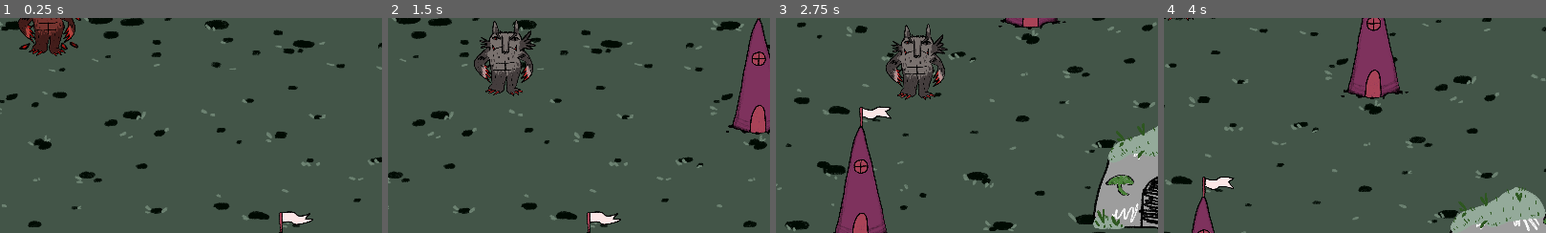
Above: before the commit, frames 1-4 (left to right).
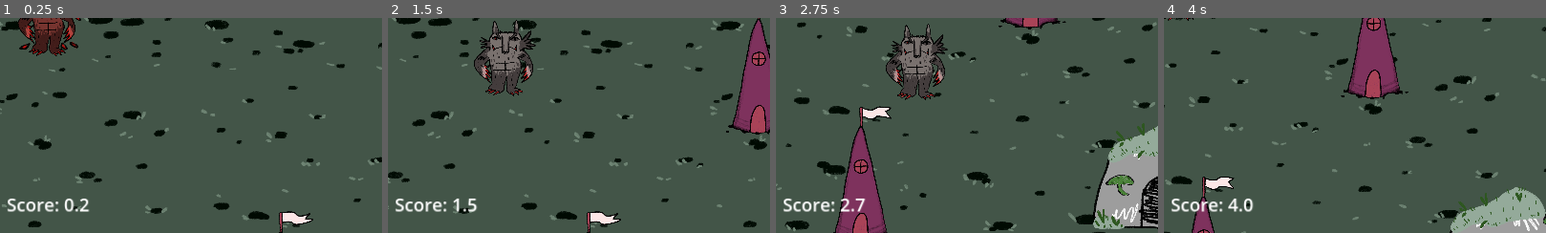
Above: after the commit, the same moments.

Repository: TheJP/GMTKGameJam2023
Game: Godot game, scene res://main.tscn
Same seed, same stepped clock (60 frames per second), same inputs: the game is played once before the commit and once after it.
Inputs (mouse positions are % of the whole screen's width and height, from its top left):
- Up to frame 1 (0.25 s): no input
- Up to frame 2 (1.5 s): move the mouse to (72, 45) at 0.52 s; press the mouse at (72, 45) at 0.53 s; hold D (move_right) 0.53-1.28 s; move the mouse to (30, 55) at 1.27 s; release the mouse at (30, 55) at 1.28 s; hold S (move_down) from 1.28 s (still down); click (30, 55) at 1.35 s
- Up to frame 3 (2.75 s): move the mouse to (60, 28) at 2.02 s; release S (move_down) at 2.03 s; press the mouse at (60, 28) at 2.03 s; hold D (move_right) from 2.03 s (still down)
- Up to frame 4 (4 s): move the mouse to (45, 70) at 2.77 s; release D (move_right) at 2.78 s; release the mouse at (45, 70) at 2.78 s; hold W (move_up) 2.78-3.53 s; click (45, 70) at 2.85 s; move the mouse to (80, 65) at 3.52 s; press the mouse at (80, 65) at 3.53 s; hold A (move_left) from 3.53 s (still down)
The pictures show only the part of the screen within x 44-94%, y 50-100%; the shares and areas given below are measured in that part.

The runs differ from the first frame. In frame 1, 0.6% of the frame differs, in the area x 2-24%, y 84-91%; in frame 2, 0.6%; in frame 3, 0.6%; in frame 4, 0.6%.

Commit message:
Added score to in-game UI

Diff:
--- a/GMTKGameJam2023/UIElements/game_ui.gd
+++ b/GMTKGameJam2023/UIElements/game_ui.gd
@@ -7,3 +7,6 @@
 func change_time(new_time: float, max_time: float):
 	%TimeBar.max_value = max_time
 	%TimeBar.value = new_time
+
+func _process(_delta):
+	%ScoreText.text = ("Score: %.1f" % GameState.score)
--- a/GMTKGameJam2023/UIElements/game_ui.tscn
+++ b/GMTKGameJam2023/UIElements/game_ui.tscn
@@ -25,7 +25,7 @@
 theme_override_constants/margin_left = 25
 theme_override_constants/margin_top = 25
 theme_override_constants/margin_right = 25
-theme_override_constants/margin_bottom = 25
+theme_override_constants/margin_bottom = 40
 script = ExtResource("1_l580y")
 
 [node name="GridContainer" type="GridContainer" parent="."]
@@ -69,3 +69,14 @@
 layout_mode = 2
 theme_override_font_sizes/font_size = 45
 text = "Next Downgrade"
+
+[node name="CenterContainer3" type="CenterContainer" parent="GridContainer"]
+layout_mode = 2
+size_flags_horizontal = 6
+size_flags_vertical = 10
+
+[node name="ScoreText" type="Label" parent="GridContainer/CenterContainer3"]
+unique_name_in_owner = true
+layout_mode = 2
+theme_override_font_sizes/font_size = 45
+text = "Score: 0"
